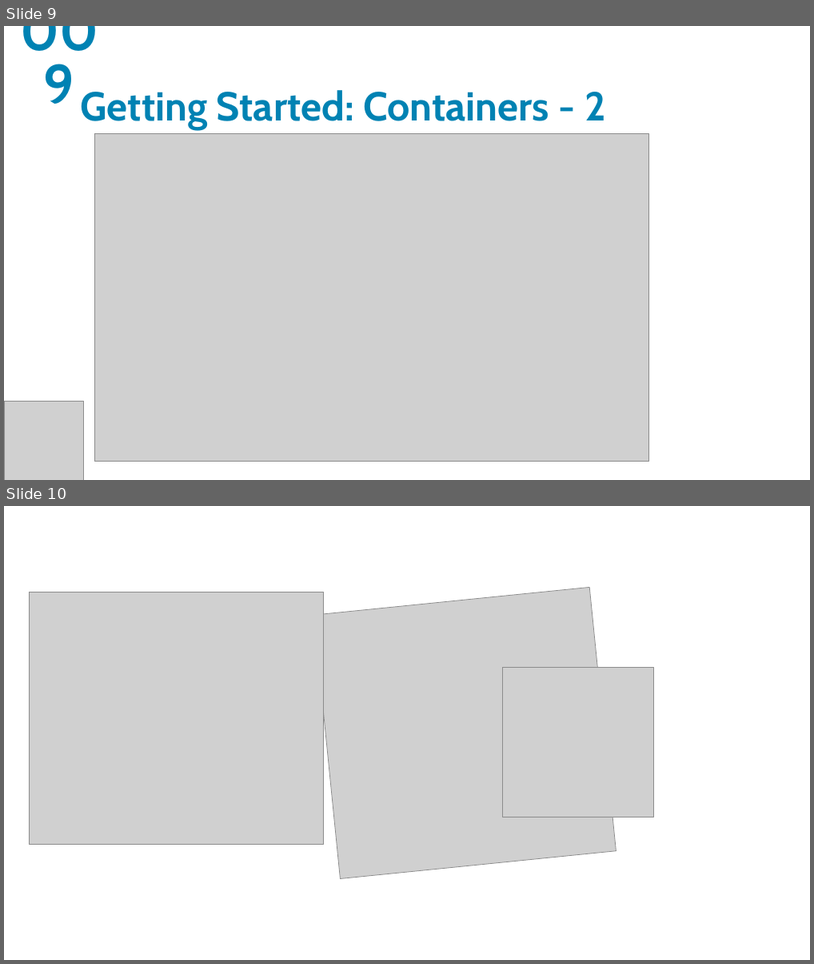
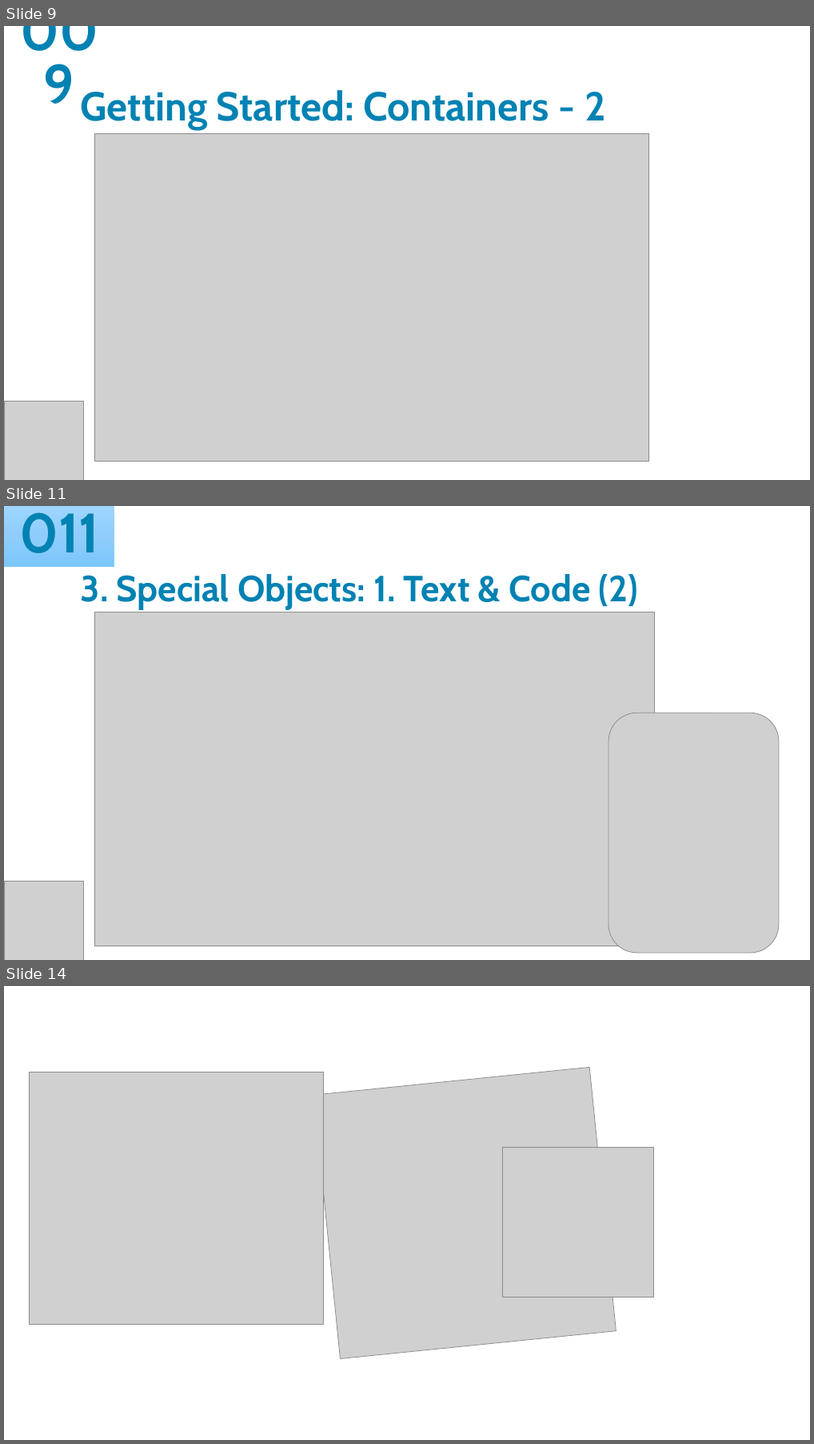
Before and after one commit to yasenstar/learn_d2, a slide deck: d2_tutorial.pptx. Shown one above the other, each under a label of ours: slides 9 and 10 before the commit, slides 9, 11 and 14 after it; the slides between them are not shown. The pictures are 814x964 and 814x1444 pixels, drawn with LibreOffice and Linux fonts; fonts in the diff are those of the drawing; grey boxes stand for pictures; background and template pictures are left out. Boxes give left, top, right and bottom in pixels: in the first picture for what was removed or moved away, otherwise in the second. Text is boxed around its words. In the diff, an @@ line names an element or a change of style, - is before the commit and + after.

Commit message:
add 010 Text

```diff
--- a/d2_tutorial.pptx
+++ b/d2_tutorial.pptx
@@ slide 11 added at (4,506,810,960), background picture (left out) @@
@@ rectangle added at (4,506,114,567), fill gradient #9ED5FF to #90CEFC to #7CC7FC, 66 pt, text #0083B3, bold @@
+011
@@ title added at (81,574,638,610), 43.2 pt, text #0083B3, bold @@
+3. Special Objects: 1. Text & Code (2)
@@ picture added at (94,612,654,946) @@
@@ picture added at (609,713,779,952) @@
@@ picture added at (4,881,84,960) @@
@@ what was slide 10 is now slide 14 @@
```
Also in this commit, not shown: 3 other slides added, 3 other files.
